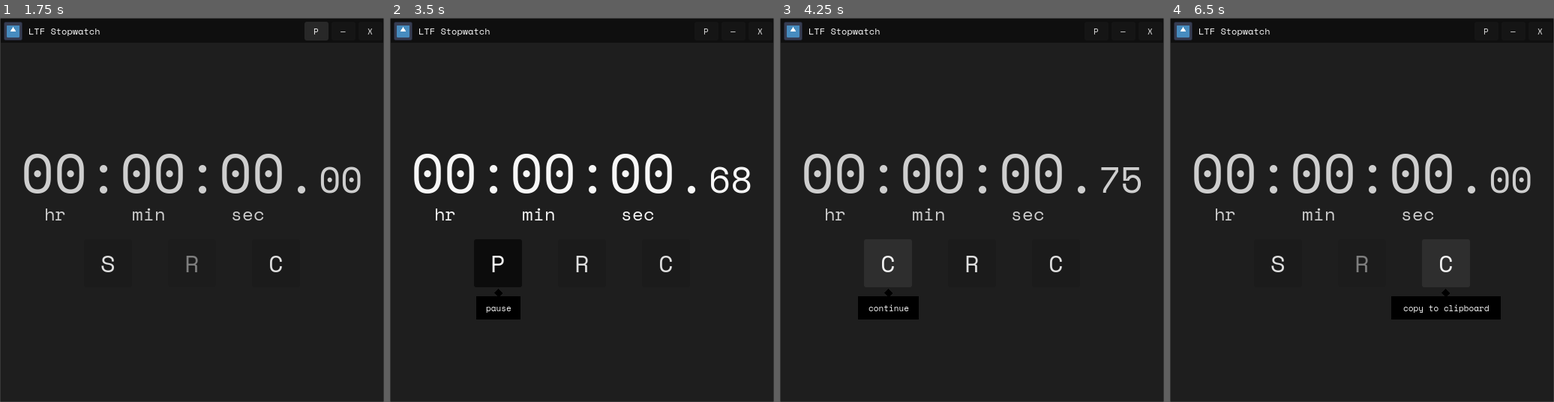
Above: before the commit, frames 1-4 (left to right).
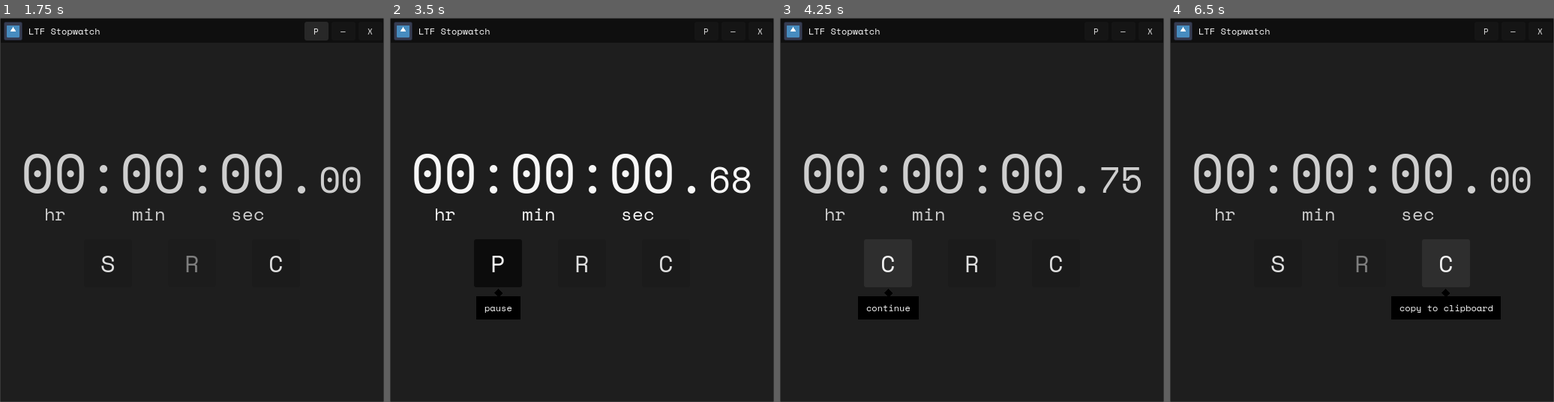
Above: after the commit, the same moments.

Repository: LiteFeather1/ltf-stopwatch
Game: Godot game, scene res://main.tscn
Two runs of this game, one before a commit and one after it. Both use one fixed random seed, a clock stepped at 60 frames per second and the inputs below. The engine's default icon, where the game draws it, is replaced by a stand-in: a white triangle on a blue panel in a dark square.
Inputs:
- Up to frame 1 (1.75 s): click "P" at 0.5 s; click "nP" at 1.25 s
- Up to frame 2 (3.5 s): click "—" at 2 s; click "S" at 2.75 s
- Up to frame 3 (4.25 s): click "P" at 3.5 s
- Up to frame 4 (6.5 s): click "C" at 4.25 s; click "R" at 5 s; click "C" at 5.75 s

Frame 1 is identical in both runs. In frame 2, less than 0.1% of the frame differs, in the area x 24-32%, y 75-77%; in frame 3, less than 0.1%; in frame 4, 0.2%, in the area x 59-84%, y 74-77%.

Commit message:
Pop using onready to get nodes instead of export

Diff:
--- a/scenes/pop_up.gd
+++ b/scenes/pop_up.gd
@@ -1,16 +1,17 @@
 class_name PopUp extends ColorRect
 
 
-@export var _l_text: Label
 @export var _label_padding := Vector2(12.0, 8.0)
-@export var _dent: Control
 @export var _animation_duration := .15
-@export var _delay_to_appear: Timer
 
 var _font: Font
 var _font_size : int
 
 var _tween: Tween
+
+@onready var _l_text: Label = %l_text
+@onready var _dent: Control = %dent
+@onready var _delay_to_appear: Timer = %delay_to_appear
 
 
 func _ready() -> void:
--- a/scenes/pop_up.tscn
+++ b/scenes/pop_up.tscn
@@ -2,7 +2,7 @@
 
 [ext_resource type="Script" path="res://scenes/pop_up.gd" id="1_vgt4r"]
 
-[node name="pop_up" type="ColorRect" node_paths=PackedStringArray("_l_text", "_dent", "_delay_to_appear")]
+[node name="pop_up" type="ColorRect"]
 visible = false
 z_index = 1000
 anchors_preset = 5
@@ -16,11 +16,9 @@
 size_flags_horizontal = 3
 color = Color(0, 0, 0, 1)
 script = ExtResource("1_vgt4r")
-_l_text = NodePath("l_text")
-_dent = NodePath("dent")
-_delay_to_appear = NodePath("delay_to_appear")
 
 [node name="l_text" type="Label" parent="."]
+unique_name_in_owner = true
 layout_mode = 1
 anchors_preset = 8
 anchor_left = 0.5
@@ -33,11 +31,12 @@
 offset_bottom = 8.0
 grow_horizontal = 2
 grow_vertical = 2
-theme_override_font_sizes/font_size = 11
+theme_override_font_sizes/font_size = 12
 horizontal_alignment = 1
 vertical_alignment = 1
 
 [node name="dent" type="ColorRect" parent="."]
+unique_name_in_owner = true
 layout_mode = 1
 anchors_preset = 5
 anchor_left = 0.5
@@ -51,5 +50,6 @@
 color = Color(0, 0, 0, 1)
 
 [node name="delay_to_appear" type="Timer" parent="."]
+unique_name_in_owner = true
 wait_time = 0.5
 one_shot = true
